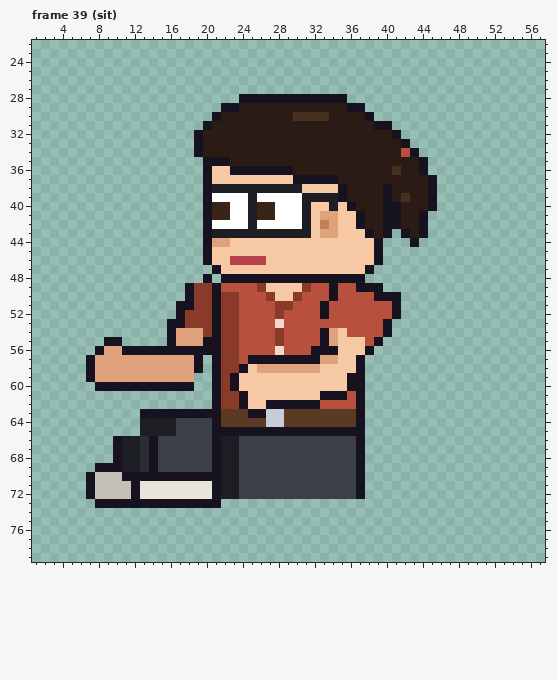
File history of a pixel-art file, sprites/clients/client_designer_b_left_anim.aseprite. Above, as it was before the edit.
64x80 pixels, 129 frames. Colours within 5 levels of each other are drawn and written as one. Shown: frame 39 (sit): x 1..57, y 22..79. The old version is drawn lined up with the new one. The commit also changed other frames, which this record leaves out.
Once edited:
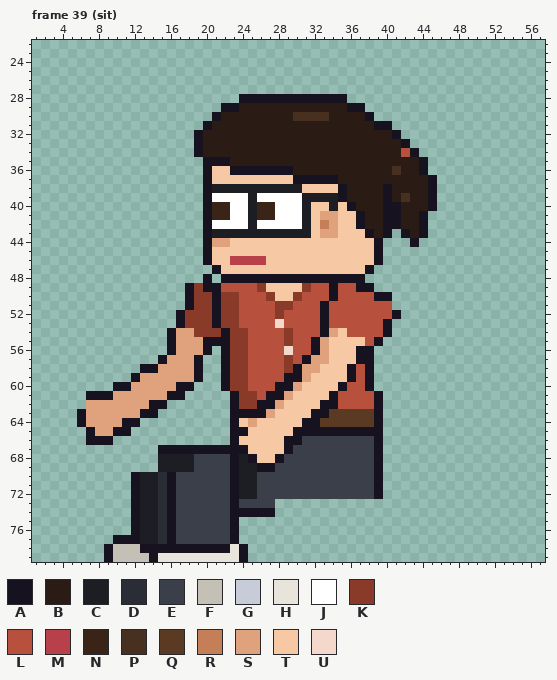
Palette (. is transparent): A #17121f  B #2a1c14  C #1c1e24  D #2a2d36  E #3a3f4a  F #c4c0b6  G #c8ccd8  H #e8e4dc  J #ffffff  K #8a3a28  L #b8503e  M #b8404a  N #3a2418  P #47301f  Q #5a3a22  R #c47e58  S #e0a27c  T #f6c9a4  U #f4d8cc
The exact change:
whole drawing moved by -2,-6 (the old picture is shown already moved)
Changed rows in their new state; - is an unchanged pixel.
Frame 39 (sit):
first column x 6:
49 --------------A------------------.--
50 -----------------------------------.
51 -----------.-----------------------.
53 ----------.----------------A--------
54 -------------K-KA-K---LK------------
55 ---..-----------A-K---LK--AST-------
56 --........-SSS-.A-K---LU---ST--A----
57 -........A-----.A-KLLLLKL-S-T---A---
58 -......AA------.A-KLLLLKA-----ALA---
59 -.....A------A-.AKKLLLLAAS-----LA---
60 --..--SSSSS----.AKKLLLAAS----ALLA---
61 -AAASSSSSSAA---..AKKLAAS---T-L-LLA--
62 -SSSSSSSAA-----..AKKA-STTTTAA--LLA--
63 ASSSSSS--........AA--STTTTAA---QQA--
64 ASSSSAA..........ATSTTTTTAA----QQA--
65 -ASSAA-..........--TTTTT--------AA--
66 -AAA.............ATTTTTAA------EEA--
67 ----.....AAAAAA-AAATTTTA-------EEA--
68 ----.....CCCC--EEACATTA--------EEA--
69 --.......CCCC--EEACCAA---------EEA--
70 -.....-CCD-EEEEEEACC-----------EEA--
71 -.....-CCDAEEEEEEACC-----------EEA--
72 -.....-CCDAEEEEEEACC-----------EEA--
73 --....-CCD-EEEEEEAEEEE--------------
74 ------ACCDAEEEEEEAAAAA--------------
75 ------ACCDAEEEEEEA------------------
76 ------ACCDAEEEEEEA------------------
77 ----AAACCDAEEEEEEA------------------
78 ---AFFFAAAAAAAAAAHA-----------------
79 ---AFFFFAHHHHHHHHHA-----------------
Where, in picture pixels (left, top, right, bottom), the same in both pictures:
changed: (77, 283, 401, 562)
